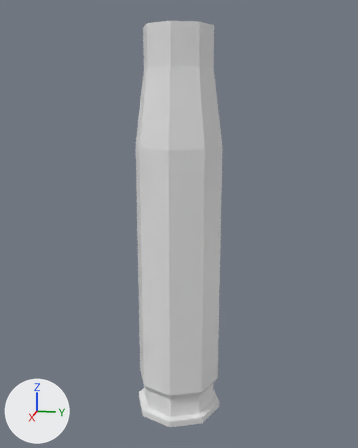
Before and after pictures for a commit that changed the Blender file vis/models/weaps/shells/m_shell.blend.
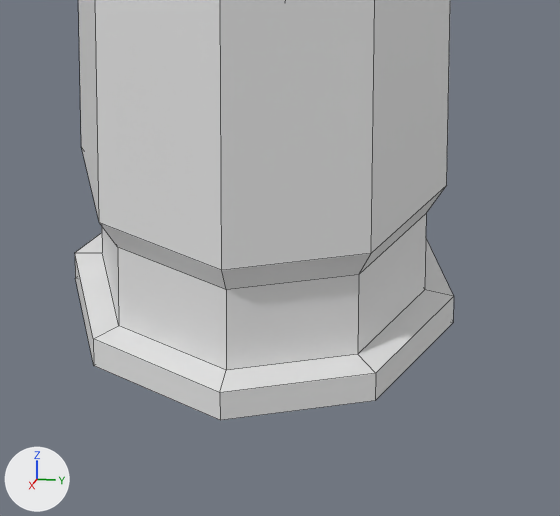
Each version is shown whole from a camera (50 mm lens) standing at (3.201, 0.645, 0.852) and looking at (-0.013, 0.002, 0.049), then close up on the part from 34% to 68% of the width and 76% to 100% of the height. The lights are fixed; the arrows at lower left show +X, +Y and +Z. The close-ups show mesh edges as thin lines.

Names of what the first close-up shows: 'shell'.
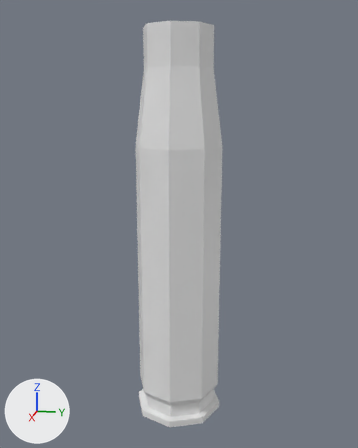
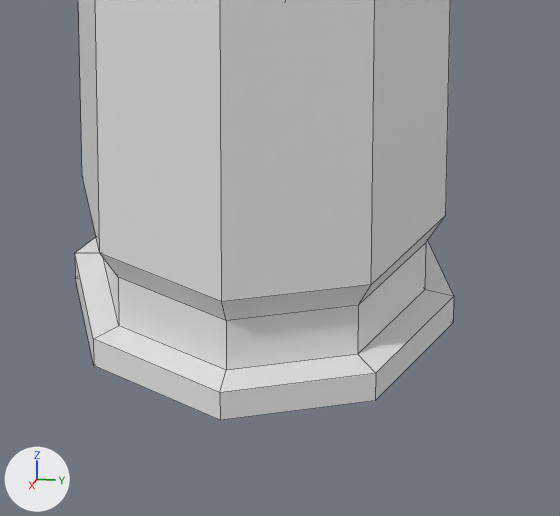
Commit message: models: improve mg shell

Pixel boxes [x1, y1, x2, y2] of what changed, in the close-ups (560 x 516 px):
'shell', reshaped: [75, 0, 454, 420] in both

Edits to the bpy script that builds the scene:
```text
Change me_plane:
    where me_plane.from_pydata(...)  # 11 vertices, 0 faces, 10 loose edges; spans x -1.31..1.31, y 0.0, z 0.0..0.3
    used by ob_shell; parent = ob_all; location = (0.0, 0.0, 0.0); rotation_euler = (0.0, -1.571, 0.0), in degrees (0, -90, 0)
    me_plane part 1
    me_plane.vertices[1].co: (-1.12, 0.0, 0.26) -> (-1.17, 0.0, 0.26)
    me_plane.vertices[2].co: (-1.07, 0.0, 0.29) -> (-1.12, 0.0, 0.29)
```
